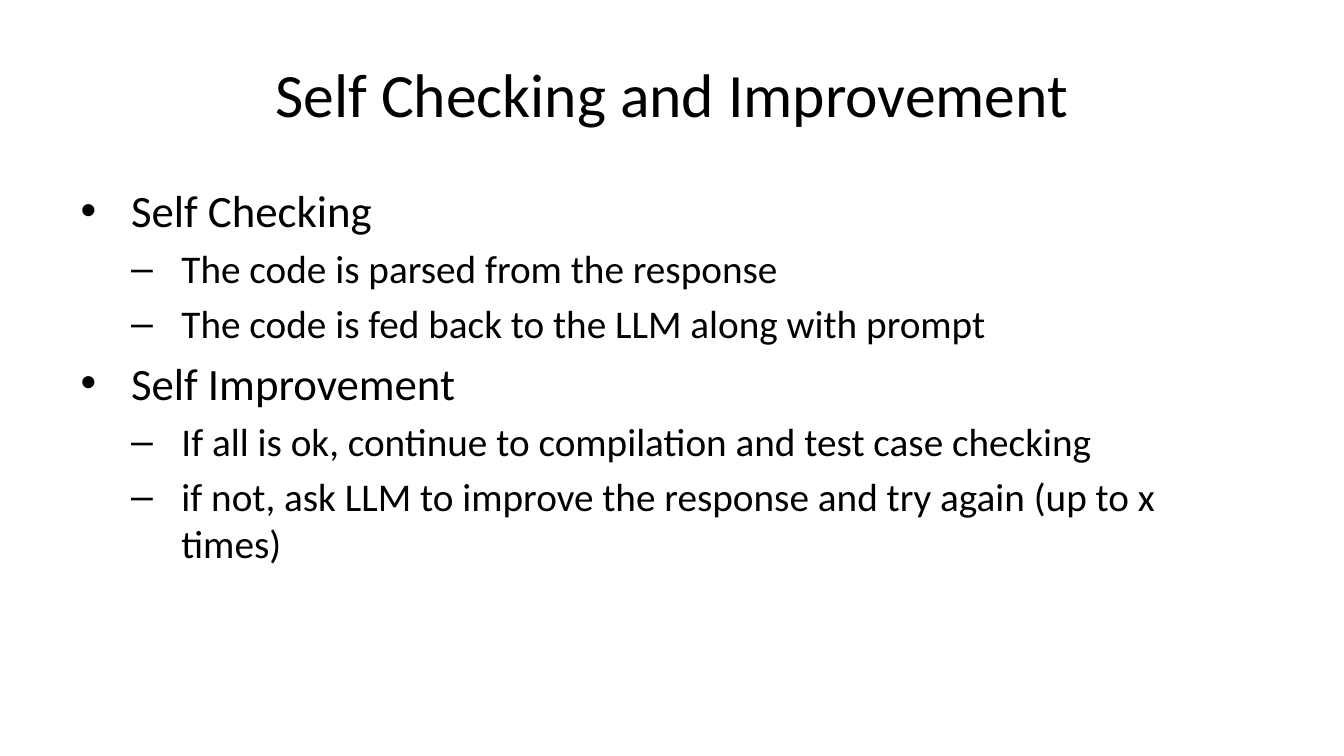
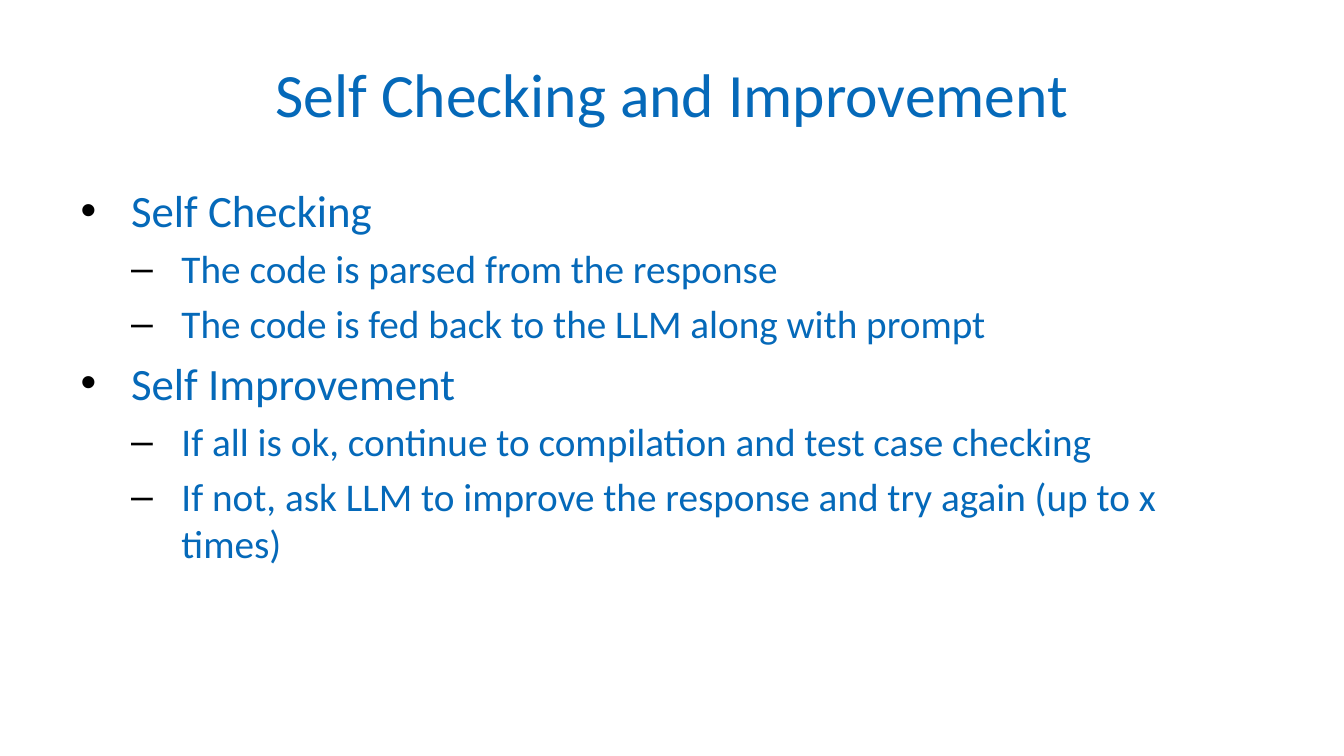
Before and after one commit to Patrick941/MAIProject, a slide deck: slide 10 of Presentation/presentation.odp. Drawn at 1344x756 pixels with LibreOffice and Linux fonts; fonts in the diff are those of the drawing; background and template pictures are left out. Boxes give left, top, right and bottom in pixels: in the first picture for what was removed or moved away, otherwise in the second. Text is boxed around its words. In the diff, an @@ line names an element or a change of style, - is before the commit and + after.

```diff
--- a/Presentation/presentation.odp
+++ b/Presentation/presentation.odp
@@ title "Self Checking and Improvement" at (x1=275, y1=74, x2=1068, y2=128): text colour #000000 to #0569B9 @@
@@ text at (x1=131, y1=196, x2=1091, y2=463): text colour #000000 to #0569B9 in "Self Checking", "The code is parsed from the response", "The code is fed back to the ...", "Self Improvement" and 1 more places @@
@@ text at (x1=181, y1=482, x2=1156, y2=563): text changed; text colour #000000 to #0569B9 @@
-  – if not, ask LLM to improve the response and try again (up to x times)
+  – If not, ask LLM to improve the response and try again (up to x times)
```
Also in this commit, not shown: 12 other slides changed.
